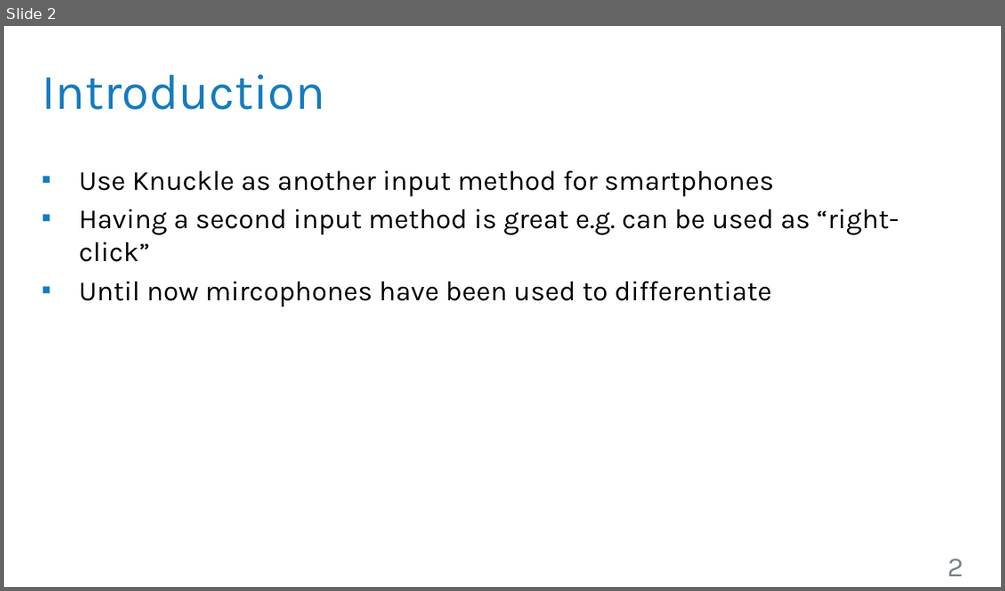
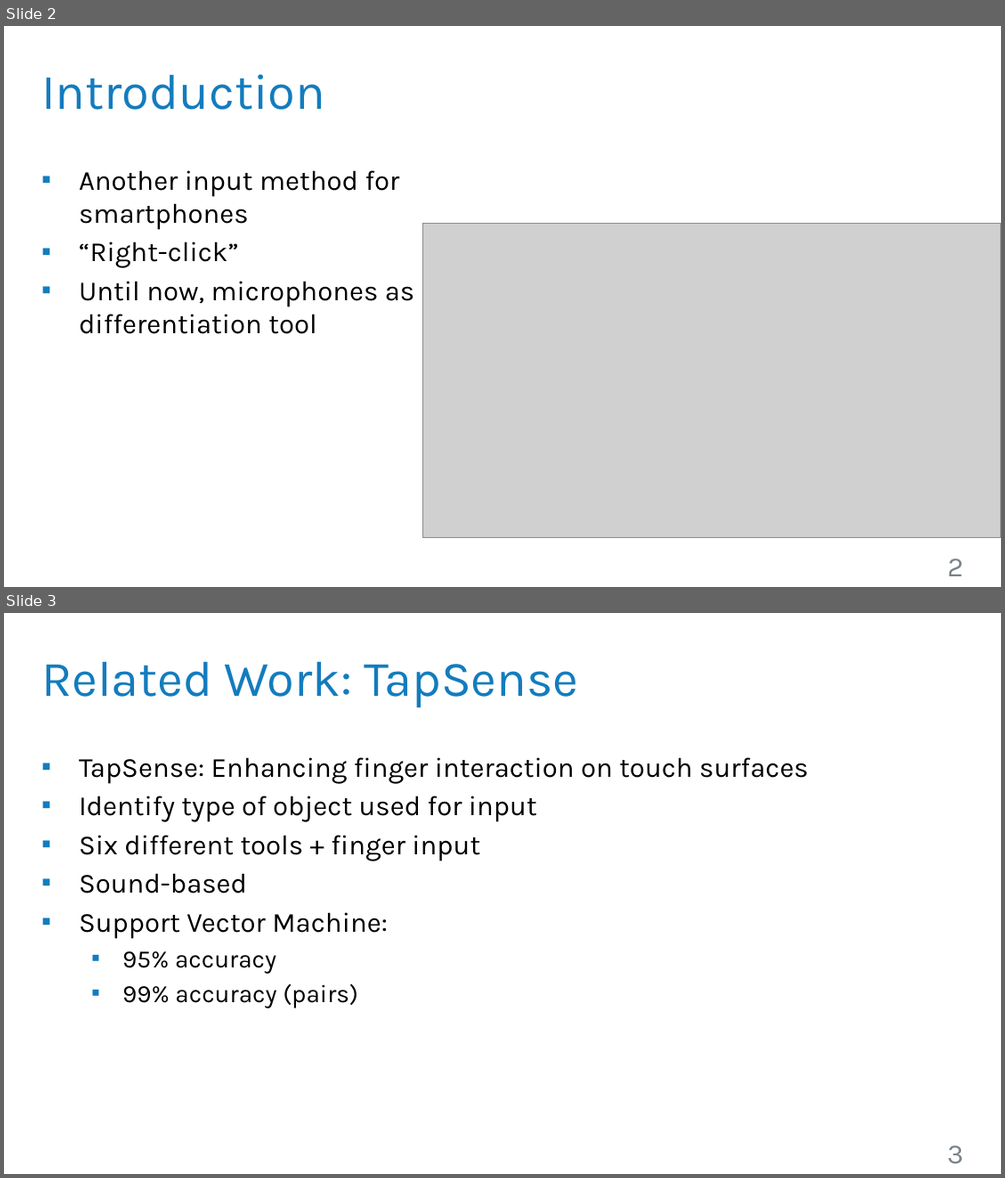
Before and after one commit to robsch94/FaPraKnuckleInput, a slide deck: FirstPresentation.pptx. Shown one above the other, each under a label of ours: slide 2 before the commit, slides 2 and 3 after it. The pictures are 1005x591 and 1005x1178 pixels, drawn with LibreOffice and Linux fonts; fonts in the diff are those of the drawing; grey boxes stand for pictures; background and template pictures are left out. Boxes give left, top, right and bottom in pixels: in the first picture for what was removed or moved away, otherwise in the second. Text is boxed around its words. In the diff, an @@ line names an element or a change of style, - is before the commit and + after.

```diff
--- a/FirstPresentation.pptx
+++ b/FirstPresentation.pptx
@@ slide 3 added at bbox=[4, 613, 1001, 1174], background #FFFFFF @@
@@ title added at bbox=[41, 661, 578, 707], 36 pt, text #137CBE @@
+Related Work: TapSense
@@ text added at bbox=[79, 757, 809, 1007], 20 pt, text #000000 @@
+▪ TapSense: Enhancing finger interaction on touch surfaces
+▪ Identify type of object used for input
+▪ Six different tools + finger input
+▪ Sound-based
+▪ Support Vector Machine:
+  ▪ 95% accuracy
+  ▪ 99% accuracy (pairs)
@@ page number added at bbox=[947, 1145, 963, 1164], 20 pt, text #788388 @@
+3
@@ slide 2 changed as well @@
@@ text at bbox=[79, 170, 414, 334]: text changed @@
-▪ Use Knuckle as another input method for smartphones
-▪ Having a second input method is great e.g. can be used as “right-click”
-▪ Until now mircophones have been used to differentiate
+▪ Another input method for smartphones
+▪ “Right-click”
+▪ Until now, microphones as differentiation tool
@@ picture added at bbox=[422, 224, 1001, 539] @@
```
Also in this commit, not shown: 6 other slides changed, 2 other slides added, 3 slides removed.
